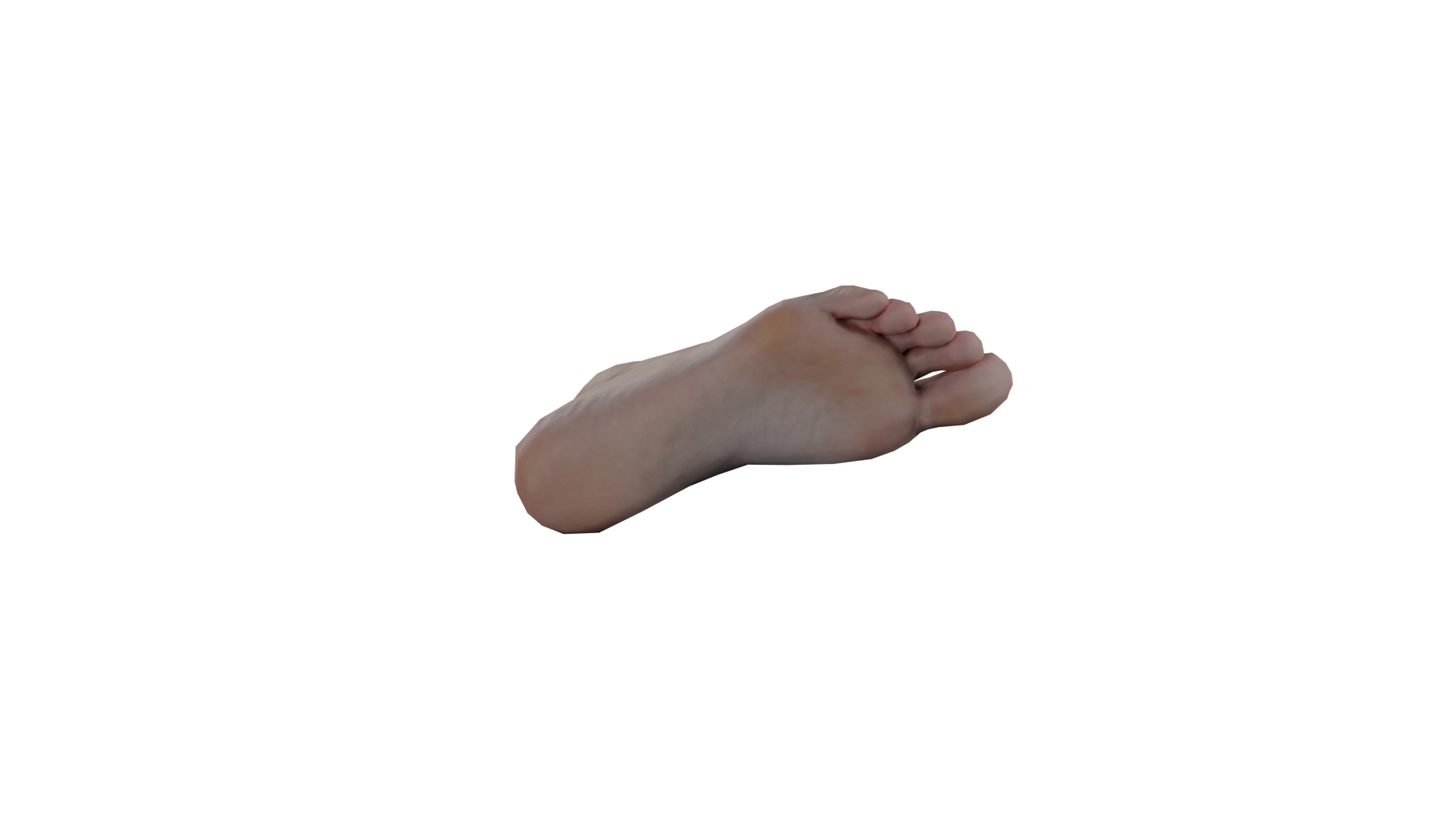
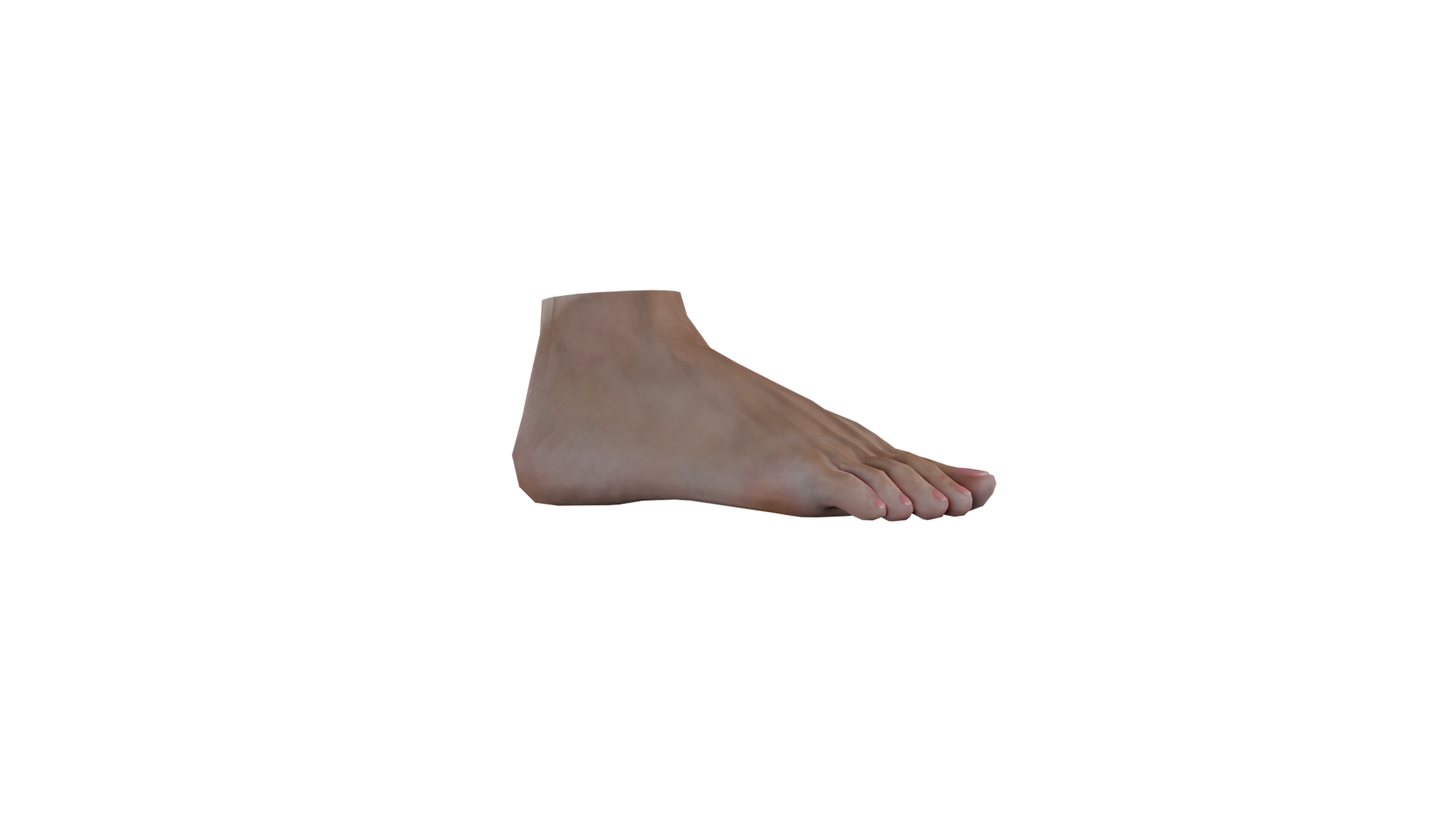
Two versions of the same layered image (1455x819). Layer-by-layer changes:
hid "body-part_09_r", moved it above "body-part_09_l", painted on it over 513, 284, 1015, 535
showed "body-part_09_l", painted on it over 511, 284, 1015, 535
